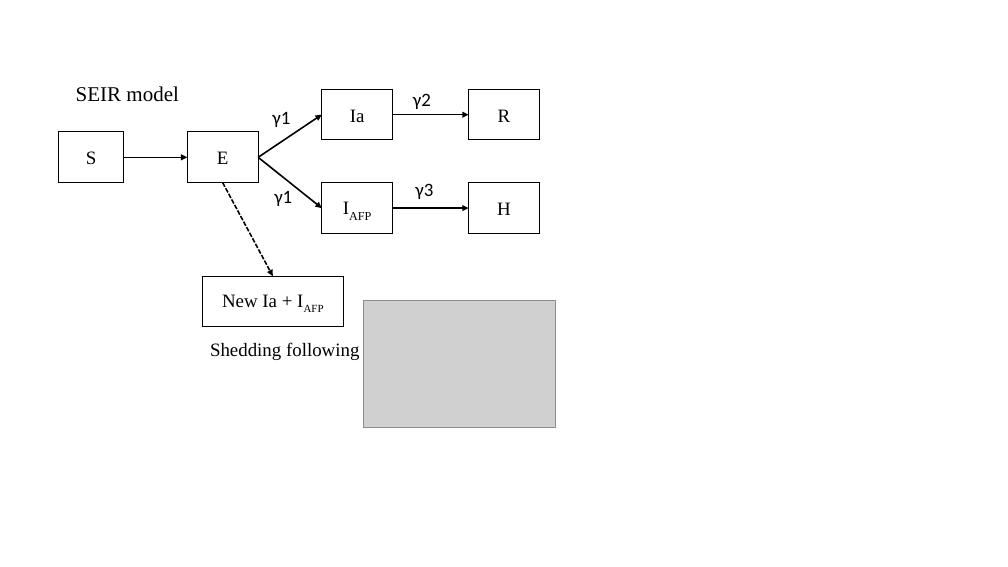
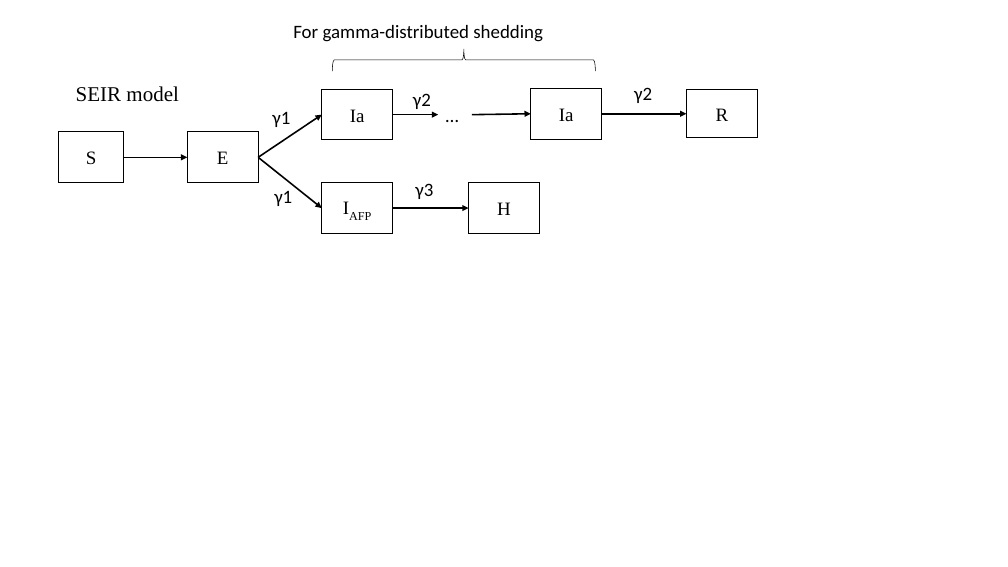
Before and after one commit to toshiakiasakura/polio_environmental_surveillance, a slide deck: slide 2 of doc_ideas/202305_flowchart.pptx (slide 4 before the commit). Drawn at 1008x567 pixels with LibreOffice and Linux fonts; fonts in the diff are those of the drawing; grey boxes stand for pictures. Boxes give left, top, right and bottom in pixels: in the first picture for what was removed or moved away, otherwise in the second. Text is boxed around its words. In the diff, an @@ line names an element or a change of style, - is before the commit and + after.

```diff
--- a/doc_ideas/202305_flowchart.pptx
+++ b/doc_ideas/202305_flowchart.pptx
@@ text added at box(293, 25, 543, 42), 18 pt, text #000000 @@
+For gamma-distributed shedding
@@ left brace added at box(332, 49, 595, 71), outline #000000 0.5 pt @@
@@ rectangle added at box(531, 88, 602, 139), fill #FFFFFF, outline #000000 1 pt, 18 pt, text #000000 @@
+Ia
@@ text added at box(634, 87, 652, 103), 18 pt, text #000000 @@
+γ2
@@ arrow moved from (392, 115) - (469, 115) to (392, 115) - (438, 115) @@
@@ text added at box(438, 99, 472, 129), 18 pt, text #000000 @@
+…
@@ arrow added from (472, 115) to (531, 113), #000000 1.5 pt @@
@@ arrow added from (602, 113) to (687, 113), #000000 1.5 pt @@
@@ rectangle "R": place and size @@
-rectangle "R" at box(469, 89, 540, 140)
+rectangle "R" at box(687, 90, 758, 138)
@@ arrow removed from (223, 183) to (273, 276) @@
@@ rectangle removed at box(203, 276, 343, 327) @@
-New Ia + IAFP
@@ picture removed at box(364, 300, 555, 428) @@
@@ text removed at box(210, 342, 359, 360) @@
-Shedding following
```
Also in this commit, not shown: 2 slides added, 20 other files.
